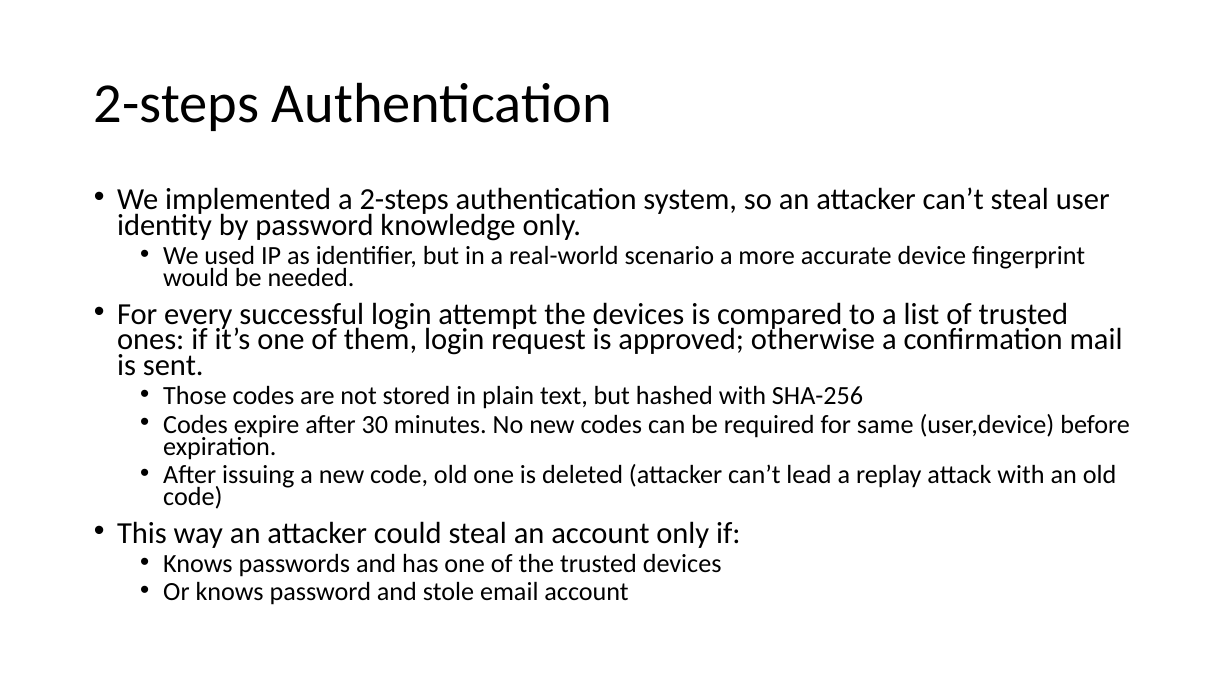
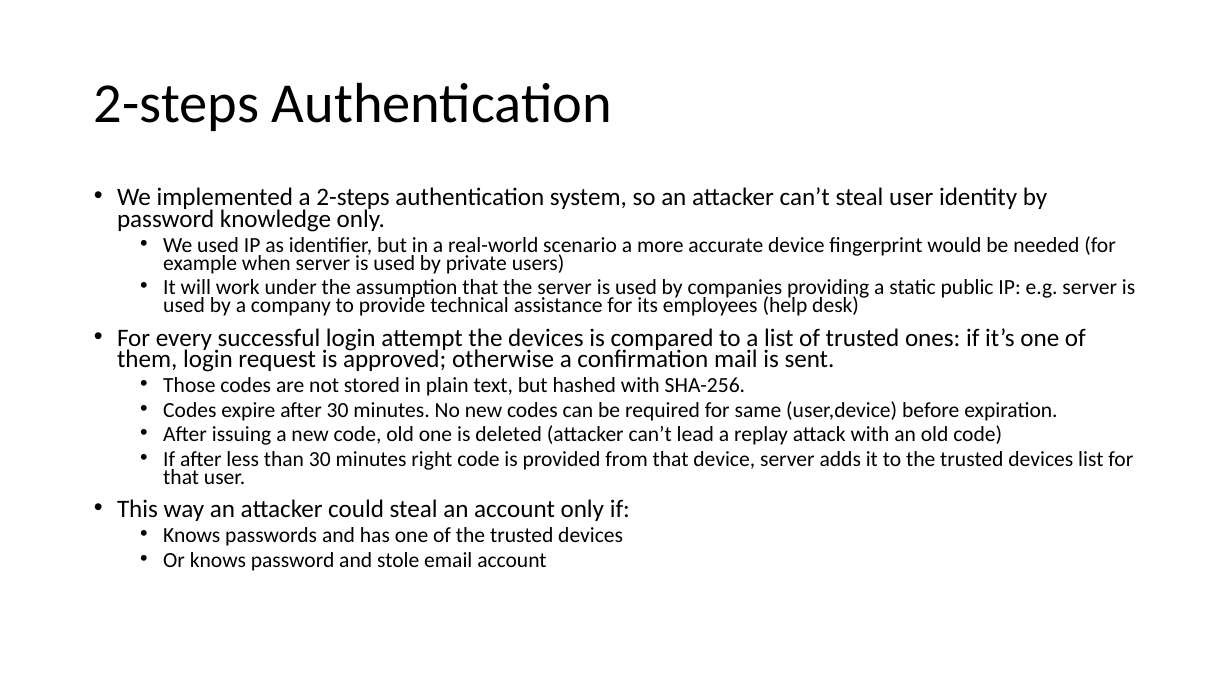
Before and after one commit to fparricelli/Encrypted-data-exchange-between-two-Arduino-boards-using-Symmetric-Encryption, a slide deck: slide 10 of Documentazione e cose così/Slide_concettuali_Luca.pptx. Drawn at 1232x693 pixels with LibreOffice and Linux fonts; fonts in the diff are those of the drawing. Boxes give left, top, right and bottom in pixels: in the first picture for what was removed or moved away, otherwise in the second. Text is boxed around its words. In the diff, an @@ line names an element or a change of style, - is before the commit and + after.

```diff
--- a/Documentazione e cose così/Slide_concettuali_Luca.pptx
+++ b/Documentazione e cose così/Slide_concettuali_Luca.pptx
@@ text at (117, 187, 1086, 571): size 23.8 to 19.6 pt in "We implemented a 2-steps authentication system, so ...", "For every successful login attempt the devices ...", "This way an attacker could steal an ..."; size 20.4 to 16.8 pt in "Codes expire after 30 minutes. No new ...", "After issuing a new code, old one ...", "Knows passwords and has one of the ...", "Or knows password and stole email account" @@
@@ text at (163, 236, 1135, 316): text changed; size 20.4 to 16.8 pt @@
-  • We used IP as identifier, but in a real-world scenario a more accurate device fingerprint would be needed.
+  • We used IP as identifier, but in a real-world scenario a more accurate device fingerprint would be needed (for example when server is used by private users)
+  • It will work under the assumption that the server is used by companies providing a static public IP: e.g. server is used by a company to provide technical assistance for its employees (help desk)
@@ text at (163, 377, 745, 396): text changed; size 20.4 to 16.8 pt @@
-  • Those codes are not stored in plain text, but hashed with SHA-256
+  • Those codes are not stored in plain text, but hashed with SHA-256.
@@ text at (163, 451, 1133, 484): paragraph added @@
+  • If after less than 30 minutes right code is provided from that device, server adds it to the trusted devices list for that user.
```
Also in this commit, not shown: 4 other slides changed, 3 slides added, 1 other file.
